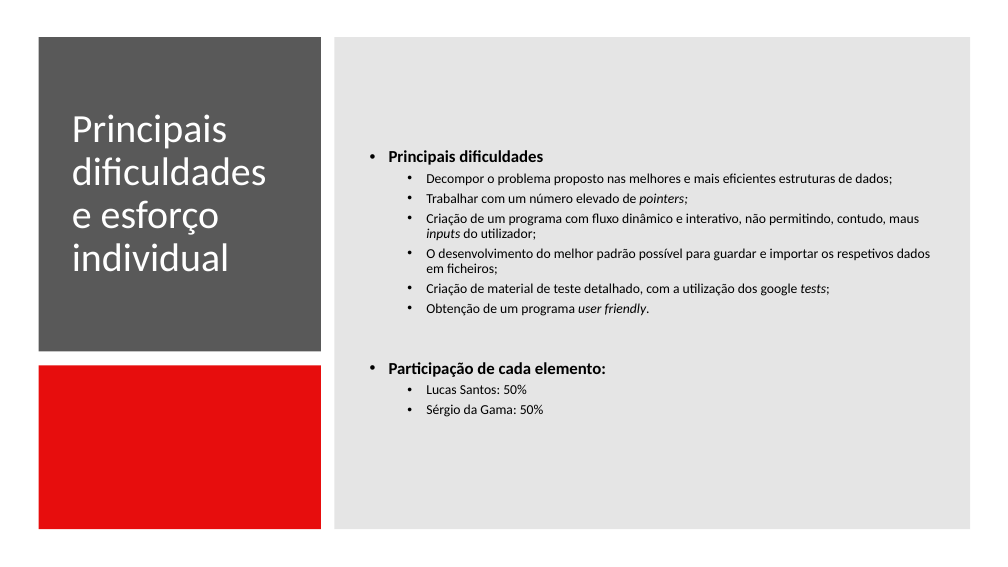
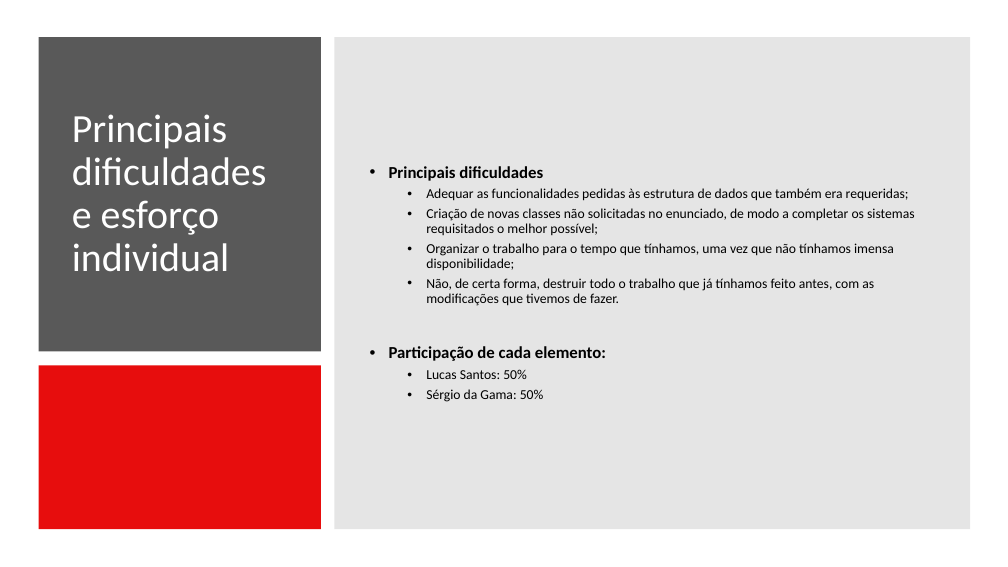
Before and after one commit to lucascalvet/2020_21_AEDA_StreamZ, a slide deck: slide 9 of StreamZ_presentation (part 2).pptx. Drawn at 1008x567 pixels with LibreOffice and Linux fonts; fonts in the diff are those of the drawing. Boxes give left, top, right and bottom in pixels: in the first picture for what was removed or moved away, otherwise in the second. Text is boxed around its words. In the diff, an @@ line names an element or a change of style, - is before the commit and + after.

```diff
--- a/StreamZ_presentation (part 2).pptx
+++ b/StreamZ_presentation (part 2).pptx
@@ text at [426, 188, 915, 306]: text changed @@
-  • Decompor o problema proposto nas melhores e mais eficientes estruturas de dados;
-  • Trabalhar com um número elevado de pointers;
-  • Criação de um programa com fluxo dinâmico e interativo, não permitindo, contudo, maus inputs do utilizador;
-  • O desenvolvimento do melhor padrão possível para guardar e importar os respetivos dados em ficheiros;
-  • Criação de material de teste detalhado, com a utilização dos google tests;
-  • Obtenção de um programa user friendly.
+  • Adequar as funcionalidades pedidas às estrutura de dados que também era requeridas;
+  • Criação de novas classes não solicitadas no enunciado, de modo a completar os sistemas requisitados o melhor possível;
+  • Organizar o trabalho para o tempo que tínhamos, uma vez que não tínhamos imensa disponibilidade;
+  • Não, de certa forma, destruir todo o trabalho que já tínhamos feito antes, com as modificações que tivemos de fazer.
```
Also in this commit, not shown: 4 other slides changed, 1 slide added, 1 slide removed, 7 other files.
